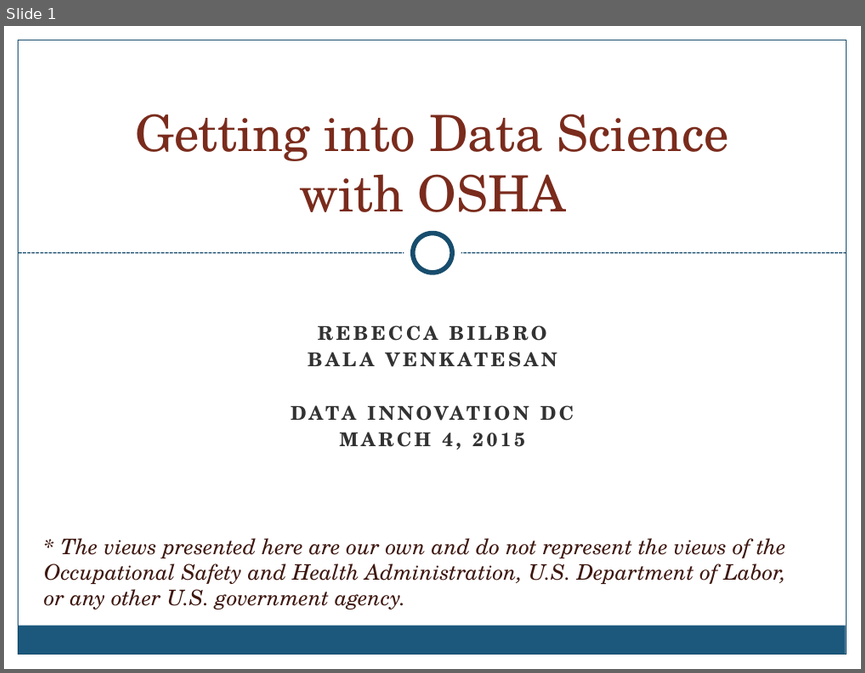
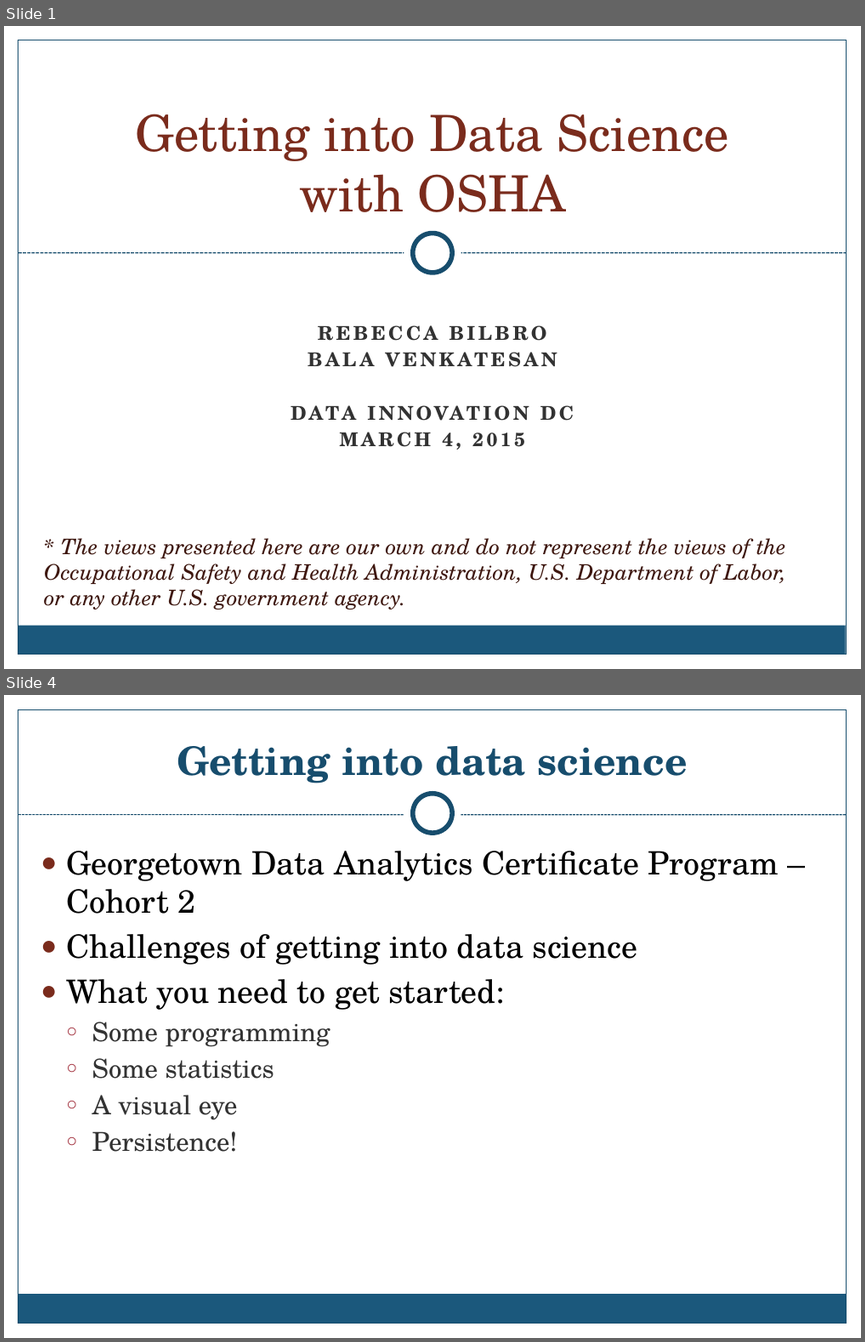
Before and after one commit to OSHADataDoor/OshaScrapy, a slide deck: presentation/DIDCtalk.pptx. Shown one above the other, each under a label of ours: slide 1 before the commit, slides 1 and 4 after it; the slides between them are not shown. The pictures are 865x673 and 865x1342 pixels, drawn with LibreOffice and Linux fonts; fonts in the diff are those of the drawing; background and template pictures are left out. Boxes give left, top, right and bottom in pixels: in the first picture for what was removed or moved away, otherwise in the second. Text is boxed around its words. In the diff, an @@ line names an element or a change of style, - is before the commit and + after.

```diff
--- a/presentation/DIDCtalk.pptx
+++ b/presentation/DIDCtalk.pptx
@@ slide 4 added at (4,695,861,1338), background picture (left out); not listed: 4 template elements that a slide beside it also shows @@
@@ rectangle added at (4,695,861,825), fill #FFFFFF @@
@@ title added at (177,746,687,783), 33 pt, text #184E6D, bold @@
+Getting into data science
@@ ellipse added at (404,785,461,842), fill #FFFFFF @@
@@ ellipse added at (413,794,452,833), fill #FFFFFF, outline #184E6D 4 pt @@
@@ line added from (18, 815) to (846, 815), #184E6D 0.75 pt dashed @@
@@ text added at (66,851,778,1151), 27 pt, text #000000 @@
+● Georgetown Data Analytics Certificate Program – Cohort 2
+● Challenges of getting into data science
+● What you need to get started:
+  ○ Some programming
+  ○ Some statistics
+  ○ A visual eye
+  ○ Persistence!
```
Also in this commit, not shown: 9 slides changed, 2 other slides added, 2 slides removed, 1 other file.
